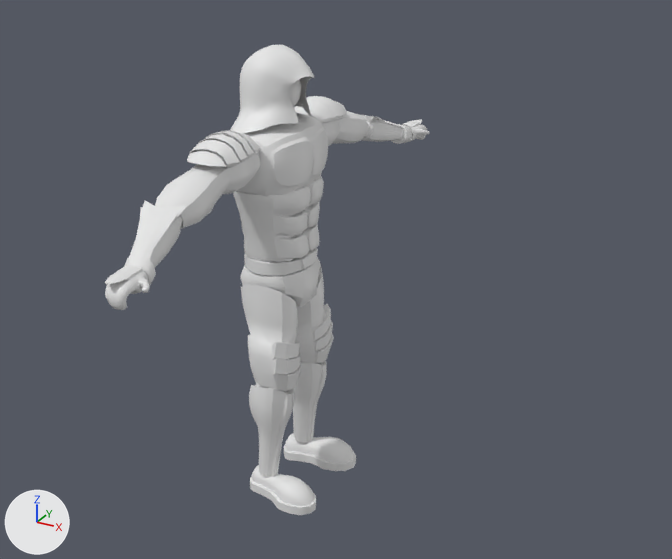
The FBX model PBLgame/PBLgameContent/Models/Champions/Ace.FBX: old version first, new version second.
Both versions are drawn from a camera (50 mm lens) standing at (0.192, -0.301, 0.253) and looking at (0.035, -0.016, 0.11). Every picture has the same lights, and +X, +Y and +Z are marked at lower left. Where no turn or scale is listed for an object, it has been applied to the vertices.

Before the edit, the objects in view are built like this:
```python
me_mesh = bpy.data.meshes.new('Mesh')
me_mesh.from_pydata(...)  # 5023 vertices, 4972 faces; spans x -0.017..0.026, y -0.114..0.114, z 0.001..0.193
ob_ace001 = bpy.data.objects.new('ACE001', me_mesh)
ob_ace001.location = (0.0, 0.0, 0.0)
```
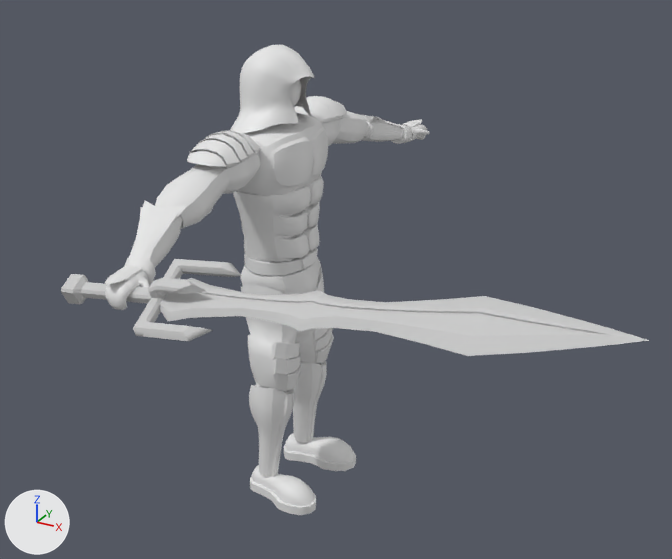
The newer file is also turned or shifted as a whole; pictures and numbers use the older file's frame.

Where the change shows, as pixel boxes (x1, y1, x2, y2) in the pictures (672 x 559 px):
'ostrze', added: after (160, 278, 649, 356)
    faces in mat_m_ostrze1 (light grey #cacaca): (160, 278, 649, 356)
    faces in mat_m_ostrze2 (light grey #cacaca): (163, 292, 590, 333)
'rekojesc', added: after (61, 259, 242, 341)
    faces in mat_m_rekojesc1 (light grey #cacaca): (61, 259, 242, 341)
    faces in mat_m_rekojesc2 (light grey #cacaca): (81, 282, 150, 303)

The change, as a list of edits to the scene's bpy script:
```text
Add mat_m_rekojesc2:
    mat_m_rekojesc2 = principled_material('m_rekojesc2')
    mat_m_rekojesc2.base_color = (0.588, 0.588, 0.588)  # light grey #cacaca
    mat_m_rekojesc2.roughness = 0.859
Add mat_m_rekojesc1:
    mat_m_rekojesc1 = principled_material('m_rekojesc1')
    mat_m_rekojesc1.base_color = (0.588, 0.588, 0.588)  # light grey #cacaca
    mat_m_rekojesc1.roughness = 0.859
Add mat_m_ostrze1:
    mat_m_ostrze1 = principled_material('m_ostrze1')
    mat_m_ostrze1.base_color = (0.588, 0.588, 0.588)  # light grey #cacaca
    mat_m_ostrze1.roughness = 0.859
Add mat_m_ostrze2:
    mat_m_ostrze2 = principled_material('m_ostrze2')
    mat_m_ostrze2.base_color = (0.588, 0.588, 0.588)  # light grey #cacaca
    mat_m_ostrze2.roughness = 0.859
Add me_mesh_001:
    me_mesh_001.from_pydata(...)  # 237 vertices, 233 faces; spans x -0.0336..0.0242, y -0.0131..0.0165, z -0.0093..0.007
    # faces by material slot: [197, 36]
    me_mesh_001.materials.append(mat_m_rekojesc1)  # light grey #cacaca
    me_mesh_001.materials.append(mat_m_rekojesc2)  # light grey #cacaca
Add me_mesh_002:
    me_mesh_002.from_pydata(...)  # 335 vertices, 312 faces; spans x 0.0169..0.1528, y -0.0055..0.0211, z -0.002..0.0151
    # faces by material slot: [248, 64]
    me_mesh_002.materials.append(mat_m_ostrze1)  # light grey #cacaca
    me_mesh_002.materials.append(mat_m_ostrze2)  # light grey #cacaca
Add ob_rekojesc:
    ob_rekojesc = bpy.data.objects.new('rekojesc', me_mesh_001)
    ob_rekojesc.location = (0.0247, -0.1059, 0.1384)
Add ob_ostrze:
    ob_ostrze = bpy.data.objects.new('ostrze', me_mesh_002)
    ob_ostrze.location = (0.0091, -0.1065, 0.1347)
```
